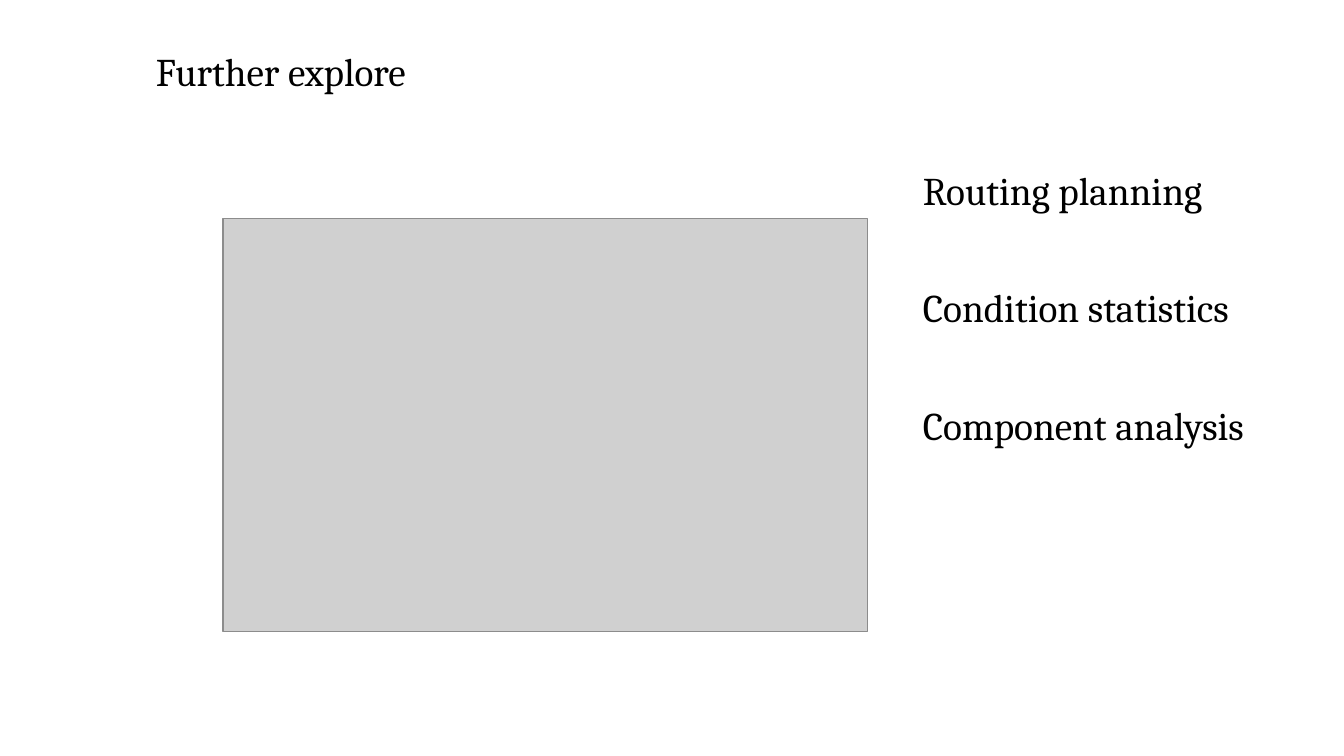
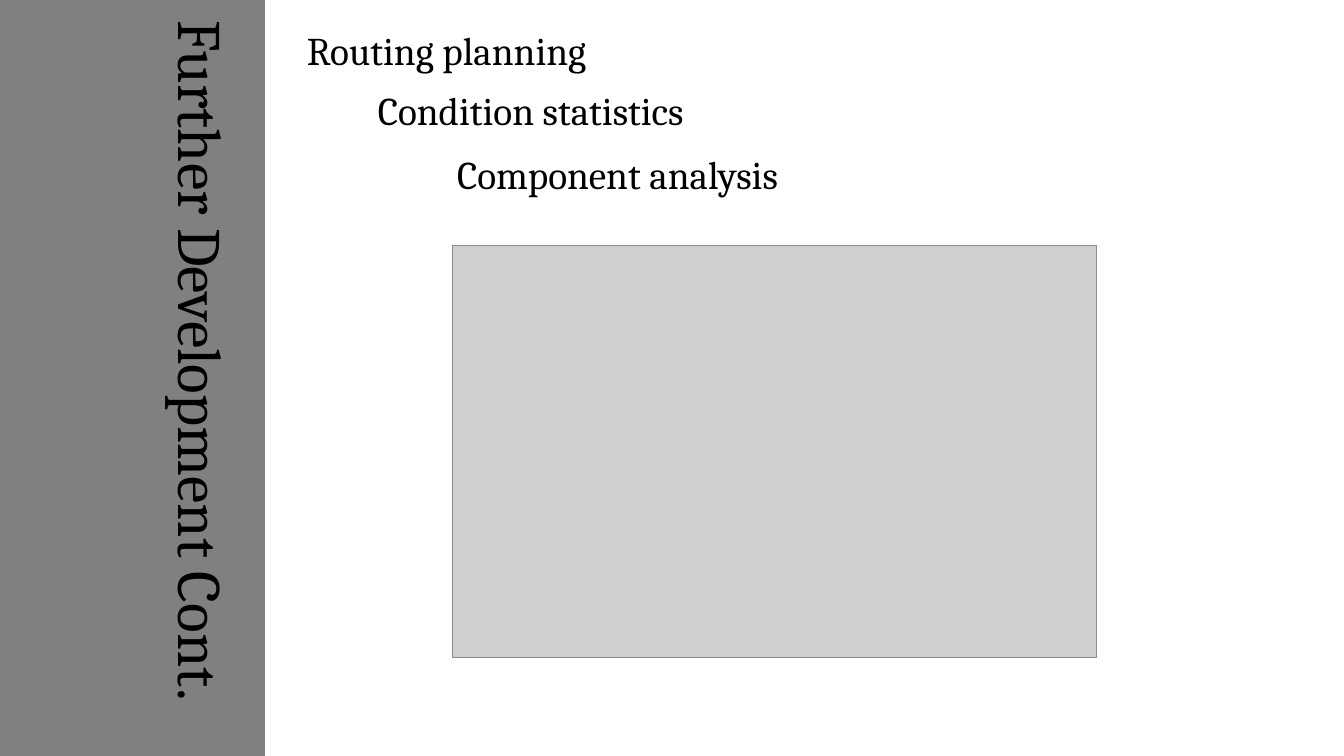
Before and after one commit to maverick117/hackathon2016, a slide deck: slide 11 of Smart Distributed waste management system.pptx (slide 9 before the commit). Drawn at 1344x756 pixels with LibreOffice and Linux fonts; fonts in the diff are those of the drawing; grey boxes stand for pictures. Boxes give left, top, right and bottom in pixels: in the first picture for what was removed or moved away, otherwise in the second. Text is boxed around its words. In the diff, an @@ line names an element or a change of style, - is before the commit and + after.

```diff
--- a/Smart Distributed waste management system.pptx
+++ b/Smart Distributed waste management system.pptx
@@ rectangle added at (0,0,267,756), fill #808080, outline #FFFFFF 1.5 pt @@
@@ text "Routing planning": place and size @@
-text "Routing planning" at (923,178,1202,214)
+text "Routing planning" at (307,38,586,74)
@@ text removed at (156,58,406,95) @@
-Further explore
@@ text added at (163,39,243,698), 44 pt, text #000000 @@
+Further Development Cont.
@@ text "Condition statistics": place and size @@
-text "Condition statistics" at (923,294,1229,323)
+text "Condition statistics" at (378,97,684,126)
@@ text "Component analysis": place and size @@
-text "Component analysis" at (923,413,1243,449)
+text "Component analysis" at (457,161,777,198)
@@ picture: place and size @@
-picture at (223,219,867,631)
+picture at (453,245,1097,657)
```
Also in this commit, not shown: 3 other slides changed, 7 slides added, 7 slides removed.
